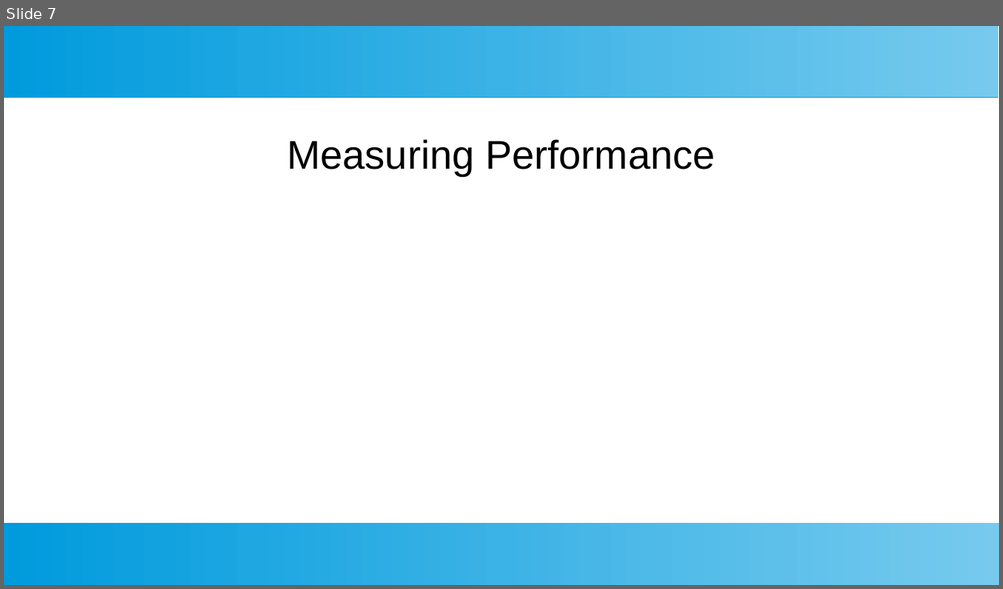
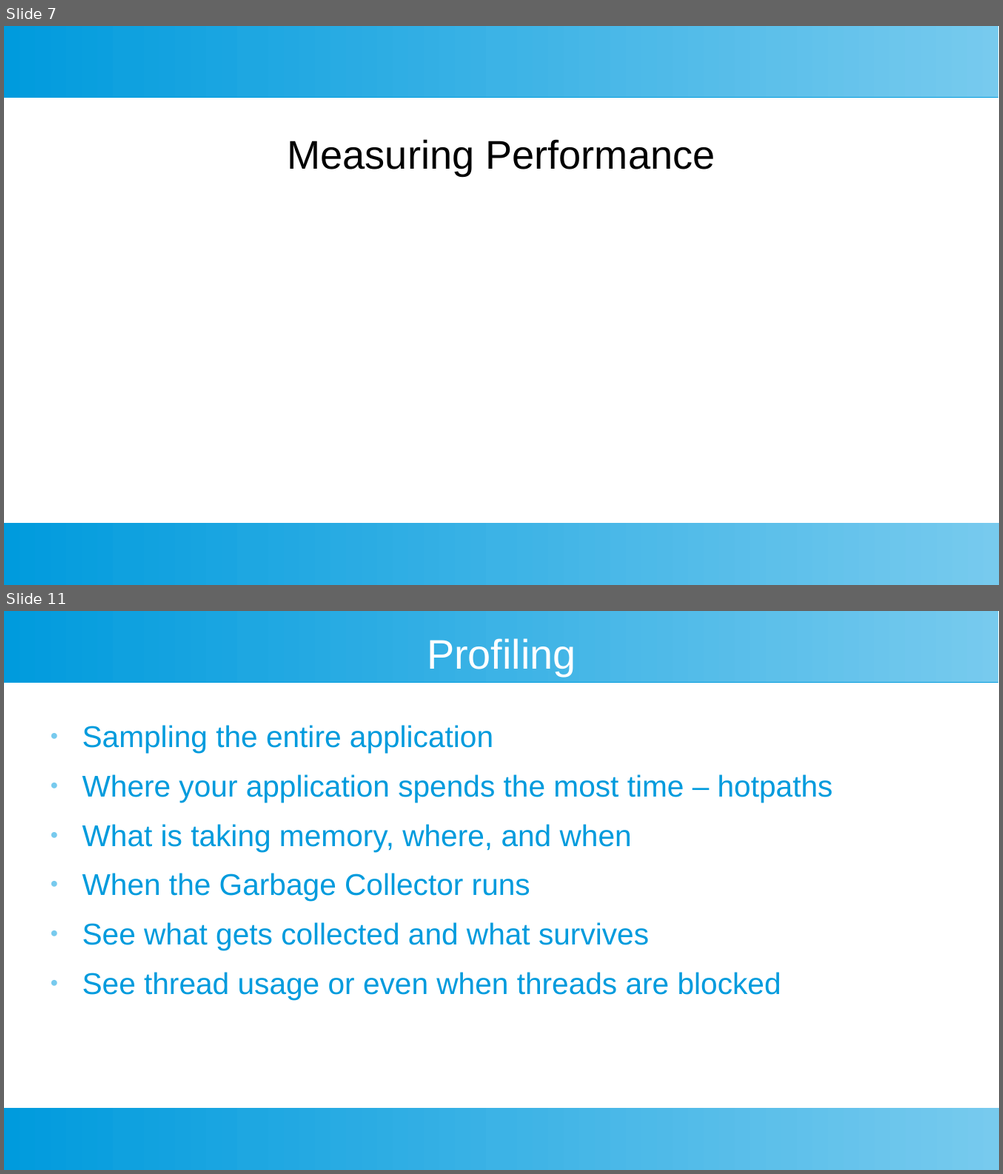
Before and after one commit to SmithE65/Performance, a slide deck: doc/Performance.odp. Shown one above the other, each under a label of ours: slide 7 before the commit, slides 7 and 11 after it; the slides between them are not shown. The pictures are 1003x589 and 1003x1174 pixels, drawn with LibreOffice and Linux fonts; fonts in the diff are those of the drawing. Boxes give left, top, right and bottom in pixels: in the first picture for what was removed or moved away, otherwise in the second. Text is boxed around its words. In the diff, an @@ line names an element or a change of style, - is before the commit and + after.

```diff
--- a/doc/Performance.odp
+++ b/doc/Performance.odp
@@ slide 11 added at (4,611,999,1170), background #FFFFFF; not listed: 2 template elements that a slide beside it also shows @@
@@ title added at (427,638,576,676), 33 pt, text #FFFFFF @@
+Profiling
@@ text added at (82,725,833,999), 24 pt, text #009BDD @@
+● Sampling the entire application
+● Where your application spends the most time – hotpaths
+● What is taking memory, where, and when
+● When the Garbage Collector runs
+● See what gets collected and what survives
+● See thread usage or even when threads are blocked
```
Also in this commit, not shown: 1 slide changed, 2 other slides added, 1 slide removed, 14 other files.
